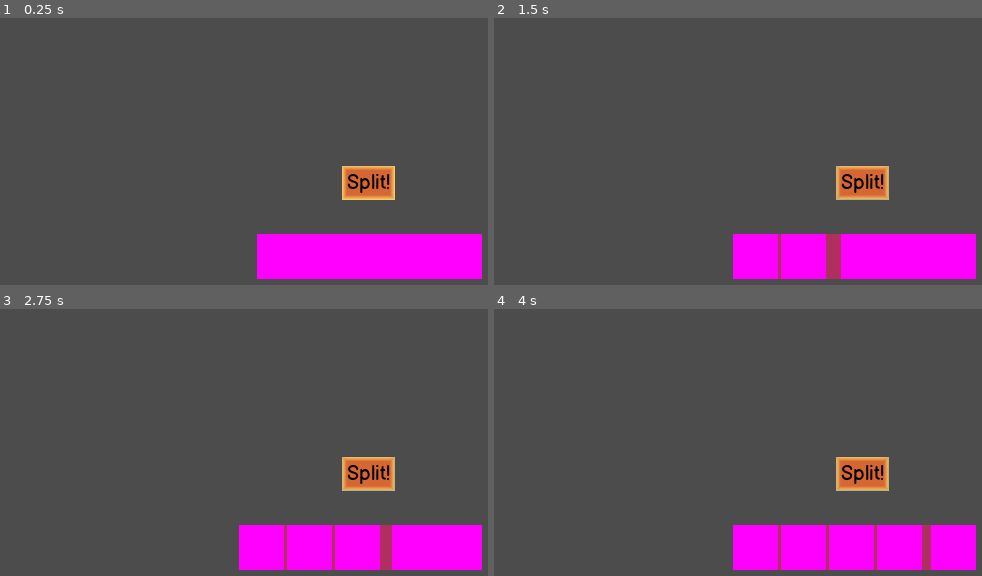
Above: before the commit, frames 1-4 (two rows, left to right).
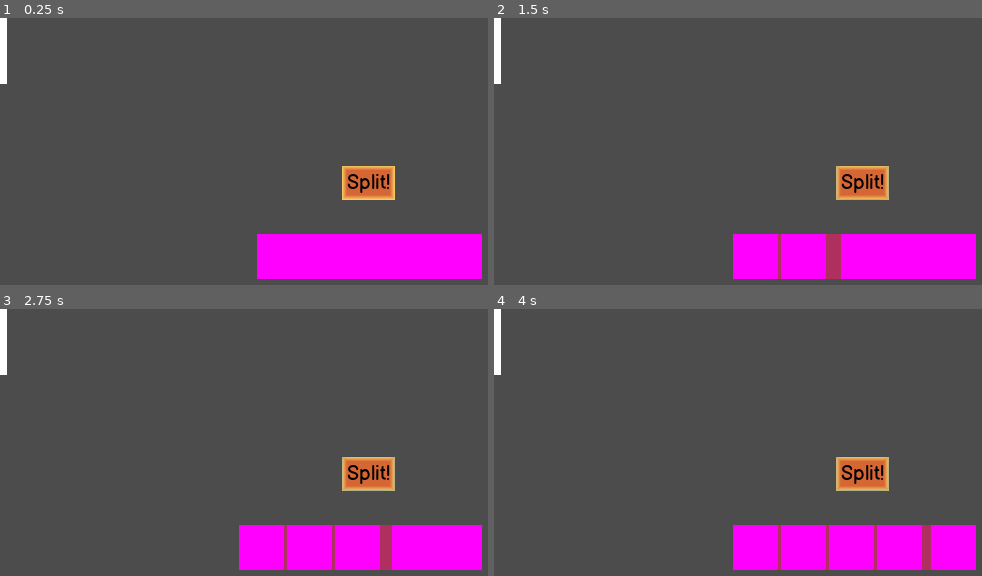
Above: after the commit, the same moments.

Repository: RaccoonHandsProductions/CanningSeason
Game: Godot game, scene res://PrepStation/Carrot/CarrotSplitTest.tscn
Same seed, same stepped clock (60 frames per second), same inputs: the game is played once before the commit and once after it. This scene is started directly instead of the project's main scene.
Inputs (mouse positions are in pixels of both pictures, inside the frame that each line leads up to):
- Up to frame 1 (0.25 s): no input
- Up to frame 2 (1.5 s): click "Split!" at 0.5 s; click "Split!" at 1.25 s
- Up to frame 3 (2.75 s): click "Split!" at 2 s
- Up to frame 4 (4 s): tap Enter at 2.75 s; drag from (864, 546) to (972, 447) at 2.77 s; tap Space at 3.5 s; drag from (757, 546) to (outside the picture) at 3.52 s

The runs differ from the first frame. In frame 1, 0.4% of the frame differs, in the area x 0-2%, y 0-25%; in frame 2, 0.4%; in frame 3, 0.4%; in frame 4, 0.4%.
Error before the commit: Assertion failed: Split was invoked more times than possible (res://PrepStation/Carrot/Carrot.gd:73)
Error after the commit: Assertion failed: Split was invoked more times than possible (res://PrepStation/Carrot/Carrot.gd:79)

Commit message:
Add set_next_Chop_Point_pos

Diff:
--- a/project/PrepStation/Carrot/Carrot.gd
+++ b/project/PrepStation/Carrot/Carrot.gd
@@ -10,7 +10,8 @@
 
 var _mouse_pos
 
-var _count = 0
+var _split_count = 0
+onready var current_chop_point_pos = $ChopPoint0.position
 
 func _ready():
 	_is_draggable = true
@@ -29,17 +30,18 @@
 		self.global_position = Vector2(_mouse_pos.x, _mouse_pos.y)
 
 
-func _on_WholeFood_input_event(_viewport, _event, _shape_idx)->void:
+
+func _on_Carrot_input_event(_viewport, event, _shape_idx):
 	if _is_draggable:
-		if _event is InputEventMouseButton:
-			if _event.button_index == BUTTON_LEFT:
-				_is_being_dragged = _event.pressed
-				if _event.pressed == false:
+		if event is InputEventMouseButton:
+			if event.button_index == BUTTON_LEFT:
+				_is_being_dragged = event.pressed
+				if event.pressed == false:
 					emit_signal("dropped")
 
-		elif _event is InputEventScreenTouch:
-			if _event.pressed and _event.get_index() == 0:
-				self.position = _event.get_position()
+		elif event is InputEventScreenTouch:
+			if event.pressed and event.get_index() == 0:
+				self.position = event.get_position()
 
 
 func _input(_event):
@@ -49,25 +51,45 @@
 
 
 func split() -> void:
-	_count += 1
+	_split_count += 1
 
-	if _count == 1:
-		$CarrotPiece.position.x -= 30
-		$CarrotPiece._split()
-		$CarrotPiece._is_frond = true
+	if _split_count == 1:
+		$CarrotPiece0.position.x -= 30
+		$CarrotPiece0._split()
+		$CarrotPiece0._is_frond = true
+		set_next_Chop_Point_pos()
 		emit_signal("piece_made")
-	elif _count == 2:
-		$CarrotPiece2.position.x -= 25
+	elif _split_count == 2:
+		$CarrotPiece1.position.x -= 25
+		$CarrotPiece1._split()
+		set_next_Chop_Point_pos()
+		emit_signal("piece_made")
+	elif _split_count == 3:
+		$CarrotPiece2.position.x -= 20
 		$CarrotPiece2._split()
+		set_next_Chop_Point_pos()
 		emit_signal("piece_made")
-	elif _count == 3:
-		$CarrotPiece3.position.x -= 20
+	elif _split_count == 4:
+		$CarrotPiece3.position.x -= 15
 		$CarrotPiece3._split()
-		emit_signal("piece_made")
-	elif _count == 4:
-		$CarrotPiece4.position.x -= 15
 		$CarrotPiece4._split()
-		$CarrotPiece5._split()
+		set_next_Chop_Point_pos()
 		emit_signal("piece_made")
 	else:
 		assert(false, "Split was invoked more times than possible")
+
+
+func set_next_Chop_Point_pos():
+	match (_split_count):
+		1:
+			current_chop_point_pos = $ChopPoint1.position
+		2:
+			current_chop_point_pos = $ChopPoint2.position
+		3:
+			current_chop_point_pos = $ChopPoint3.position
+		4:
+			current_chop_point_pos = $ChopPoint3.position
+		# add more for 0 and 4 or 5 to reset the loop
+			#current_chop_point_pos = $ChopPoint0.position
+			#_split_count = 0
+	print(current_chop_point_pos)
--- a/project/PrepStation/Carrot/Carrot.tscn
+++ b/project/PrepStation/Carrot/Carrot.tscn
@@ -25,17 +25,18 @@
 [node name="ChopPoint3" type="Position2D" parent="."]
 position = Vector2( 108, 0 )
 
-[node name="CarrotPiece" parent="." instance=ExtResource( 2 )]
+[node name="CarrotPiece0" parent="." instance=ExtResource( 2 )]
 position = Vector2( -144, 0 )
 
-[node name="CarrotPiece2" parent="." instance=ExtResource( 2 )]
+[node name="CarrotPiece1" parent="." instance=ExtResource( 2 )]
 position = Vector2( -72, 0 )
 
+[node name="CarrotPiece2" parent="." instance=ExtResource( 2 )]
+
 [node name="CarrotPiece3" parent="." instance=ExtResource( 2 )]
+position = Vector2( 72, 0 )
 
 [node name="CarrotPiece4" parent="." instance=ExtResource( 2 )]
-position = Vector2( 72, 0 )
+position = Vector2( 144, 0 )
 
-[node name="CarrotPiece5" parent="." instance=ExtResource( 2 )]
-position = Vector2( 144, 0 )
-[connection signal="input_event" from="." to="." method="_on_WholeFood_input_event"]
+[connection signal="input_event" from="." to="." method="_on_Carrot_input_event"]
--- a/project/PrepStation/Carrot/CarrotSplitTest.tscn
+++ b/project/PrepStation/Carrot/CarrotSplitTest.tscn
@@ -1,8 +1,9 @@
-[gd_scene load_steps=4 format=2]
+[gd_scene load_steps=5 format=2]
 
 [ext_resource path="res://PrepStation/Carrot/Carrot.tscn" type="PackedScene" id=1]
 [ext_resource path="res://MenuStyle.tres" type="Theme" id=2]
 [ext_resource path="res://PrepStation/Carrot/CarrotSplitTest.gd" type="Script" id=3]
+[ext_resource path="res://PrepStation/Knife.tscn" type="PackedScene" id=4]
 
 [node name="CarrotSplitTest" type="Control"]
 anchor_right = 1.0
@@ -22,5 +23,10 @@
 margin_right = 632.0
 margin_bottom = 291.0
 text = "Split!"
+__meta__ = {
+"_edit_use_anchors_": false
+}
+
+[node name="Knife" parent="." instance=ExtResource( 4 )]
 
 [connection signal="pressed" from="SplitButton" to="." method="_on_SplitButton_pressed"]
--- a/project/PrepStation/Knife.gd
+++ b/project/PrepStation/Knife.gd
@@ -12,12 +12,6 @@
 
 onready var _animation_player := $AnimationPlayer
 
-func _on_Area2D_input_event(_viewport, event, _shape_idx):
-	if tappable and not _animation_player.is_playing():
-		if event is InputEventMouseButton and event.is_pressed():
-			_animation_player.play("Chop")
-
-
 func _set_tappable(value:bool)->void:
 	tappable = value
 	if tappable:
@@ -29,3 +23,9 @@
 
 func _emit_chopped_signal():
 	emit_signal("chopped")
+
+
+func _on_Knife_input_event(_viewport, event, _shape_idx):
+	if tappable and not _animation_player.is_playing():
+		if event is InputEventMouseButton and event.is_pressed():
+			_animation_player.play("Chop")
--- a/project/PrepStation/Knife.tscn
+++ b/project/PrepStation/Knife.tscn
@@ -10,37 +10,13 @@
 resource_name = "Chop"
 length = 0.3
 step = 0.05
-tracks/0/type = "value"
-tracks/0/path = NodePath("Area2D:position")
+tracks/0/type = "method"
+tracks/0/path = NodePath(".")
 tracks/0/interp = 1
 tracks/0/loop_wrap = true
 tracks/0/imported = false
 tracks/0/enabled = true
 tracks/0/keys = {
-"times": PoolRealArray( 0, 0.15, 0.3 ),
-"transitions": PoolRealArray( 1, 1, 1 ),
-"update": 0,
-"values": [ Vector2( 0, 0 ), Vector2( 5, 10 ), Vector2( 0, 0 ) ]
-}
-tracks/1/type = "value"
-tracks/1/path = NodePath("Area2D:rotation_degrees")
-tracks/1/interp = 1
-tracks/1/loop_wrap = true
-tracks/1/imported = false
-tracks/1/enabled = true
-tracks/1/keys = {
-"times": PoolRealArray( 0, 0.15, 0.3 ),
-"transitions": PoolRealArray( 1, 1, 1 ),
-"update": 0,
-"values": [ 0.0, 8.0, 0.0 ]
-}
-tracks/2/type = "method"
-tracks/2/path = NodePath(".")
-tracks/2/interp = 1
-tracks/2/loop_wrap = true
-tracks/2/imported = false
-tracks/2/enabled = true
-tracks/2/keys = {
 "times": PoolRealArray( 0.15 ),
 "transitions": PoolRealArray( 1 ),
 "values": [ {
@@ -53,7 +29,7 @@
 resource_name = "Glow"
 loop = true
 tracks/0/type = "value"
-tracks/0/path = NodePath("Area2D/Sprite:modulate")
+tracks/0/path = NodePath("Sprite:modulate")
 tracks/0/interp = 1
 tracks/0/loop_wrap = true
 tracks/0/imported = false
@@ -68,7 +44,7 @@
 [sub_resource type="Animation" id=3]
 length = 0.001
 tracks/0/type = "value"
-tracks/0/path = NodePath("Area2D:position")
+tracks/0/path = NodePath("Sprite:modulate")
 tracks/0/interp = 1
 tracks/0/loop_wrap = true
 tracks/0/imported = false
@@ -77,42 +53,16 @@
 "times": PoolRealArray( 0 ),
 "transitions": PoolRealArray( 1 ),
 "update": 0,
-"values": [ Vector2( 0, 0 ) ]
-}
-tracks/1/type = "value"
-tracks/1/path = NodePath("Area2D:rotation_degrees")
-tracks/1/interp = 1
-tracks/1/loop_wrap = true
-tracks/1/imported = false
-tracks/1/enabled = true
-tracks/1/keys = {
-"times": PoolRealArray( 0 ),
-"transitions": PoolRealArray( 1 ),
-"update": 0,
-"values": [ 0.0 ]
-}
-tracks/2/type = "value"
-tracks/2/path = NodePath("Area2D/Sprite:modulate")
-tracks/2/interp = 1
-tracks/2/loop_wrap = true
-tracks/2/imported = false
-tracks/2/enabled = true
-tracks/2/keys = {
-"times": PoolRealArray( 0 ),
-"transitions": PoolRealArray( 1 ),
-"update": 0,
 "values": [ Color( 1, 1, 1, 1 ) ]
 }
 
-[node name="Knife" type="Node2D"]
+[node name="Knife" type="Area2D"]
 script = ExtResource( 1 )
 
-[node name="Area2D" type="Area2D" parent="."]
-
-[node name="Sprite" type="Sprite" parent="Area2D"]
+[node name="Sprite" type="Sprite" parent="."]
 texture = ExtResource( 2 )
 
-[node name="CollisionShape2D" type="CollisionShape2D" parent="Area2D"]
+[node name="CollisionShape2D" type="CollisionShape2D" parent="."]
 shape = SubResource( 1 )
 
 [node name="AnimationPlayer" type="AnimationPlayer" parent="."]
@@ -120,4 +70,4 @@
 anims/Glow = SubResource( 4 )
 anims/RESET = SubResource( 3 )
 
-[connection signal="input_event" from="Area2D" to="." method="_on_Area2D_input_event"]
+[connection signal="input_event" from="." to="." method="_on_Knife_input_event"]
